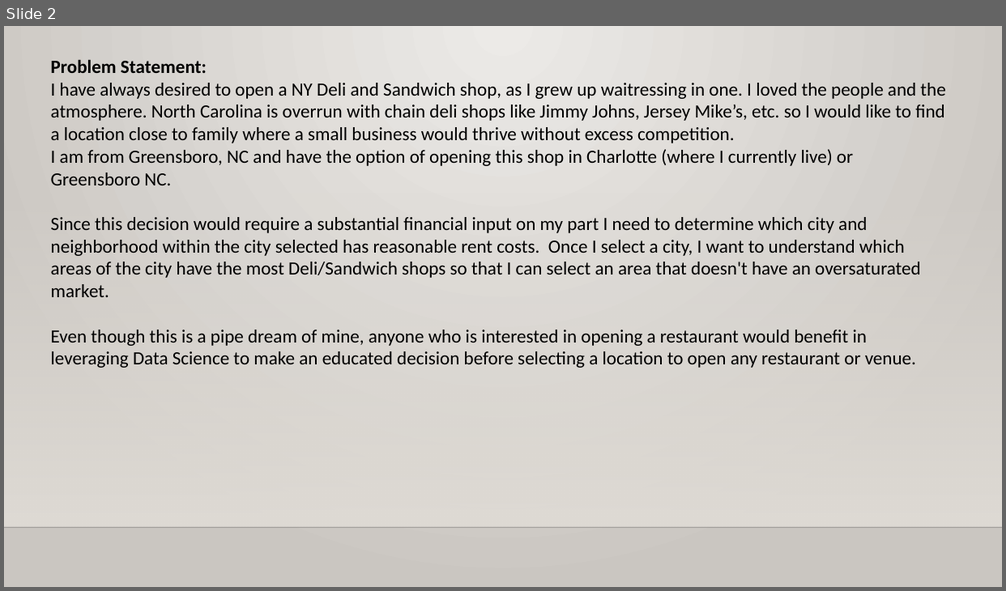
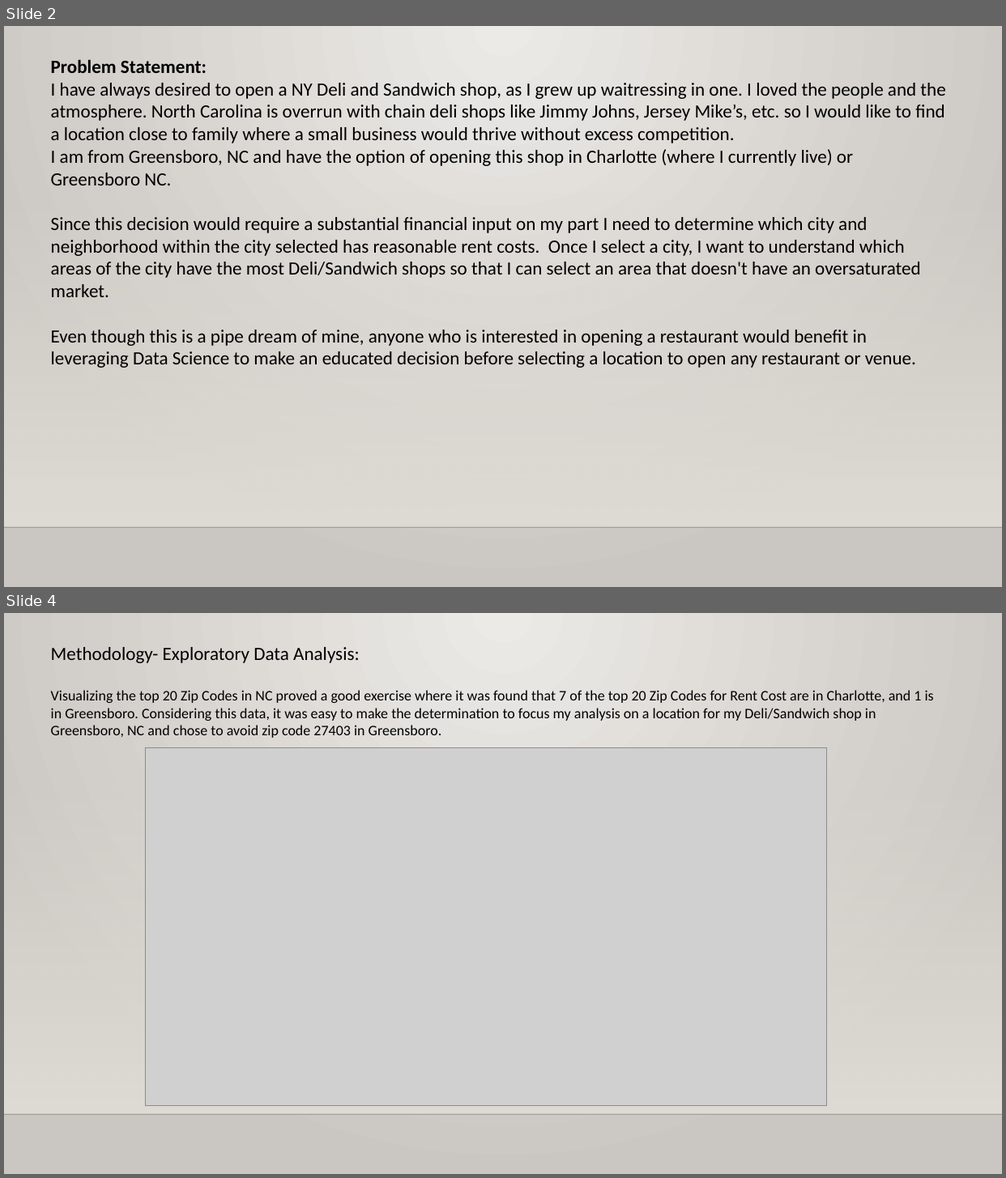
Before and after one commit to crowela022/LCDataScience, a slide deck: Data Science Capstone Project Presentation 2.pptx. Shown one above the other, each under a label of ours: slide 2 before the commit, slides 2 and 4 after it; the slides between them are not shown. The pictures are 1006x591 and 1006x1178 pixels, drawn with LibreOffice and Linux fonts; fonts in the diff are those of the drawing; grey boxes stand for pictures; background and template pictures are left out. Boxes give left, top, right and bottom in pixels: in the first picture for what was removed or moved away, otherwise in the second. Text is boxed around its words. In the diff, an @@ line names an element or a change of style, - is before the commit and + after.

```diff
--- a/Data Science Capstone Project Presentation 2.pptx
+++ b/Data Science Capstone Project Presentation 2.pptx
@@ slide 4 added at box(4, 613, 1002, 1174), background gradient #ECEAE7 to #CAC7C1; not listed: 2 template elements that a slide beside it also shows @@
@@ text added at box(51, 647, 934, 738), 14 pt, text #000000 @@
+Methodology- Exploratory Data Analysis:
+Visualizing the top 20 Zip Codes in NC proved a good exercise where it was found that 7 of the top 20 Zip Codes for Rent Cost are in Charlotte, and 1 is in Greensboro. Considering this data, it was easy to make the determination to focus my analysis on a location for my Deli/Sandwich shop in Greensboro, NC and chose to avoid zip code 27403 in Greensboro.
@@ picture added at box(145, 747, 827, 1105) @@
```
Also in this commit, not shown: 2 slides changed, 4 other slides added, 5 slides removed.
